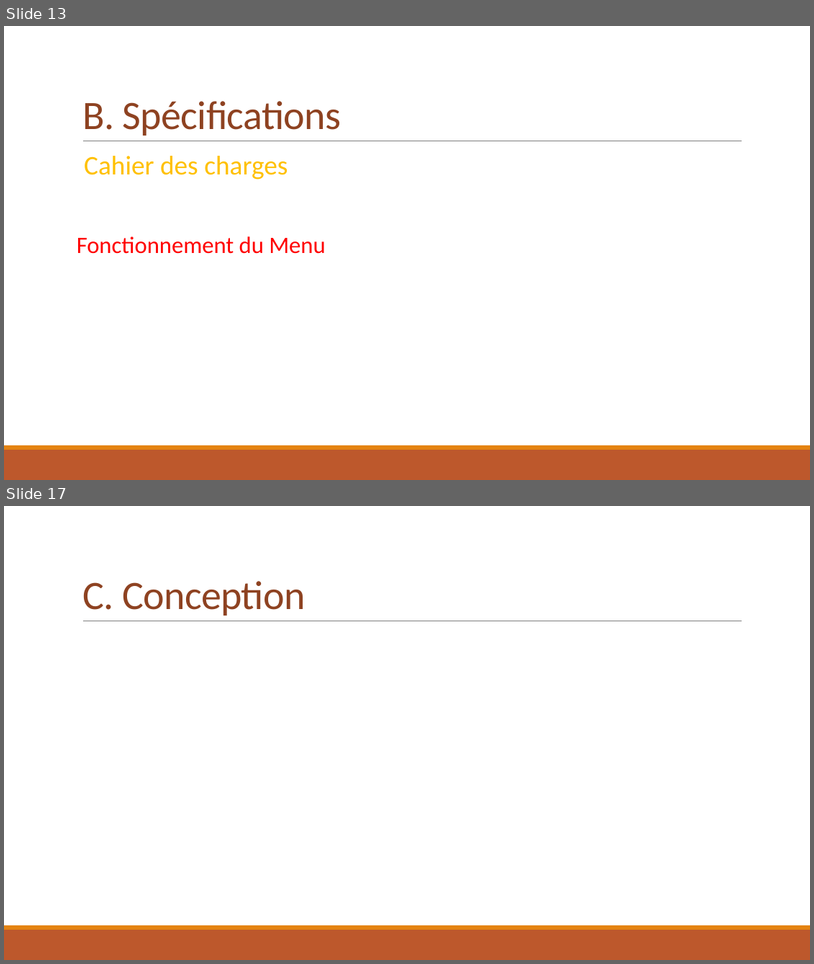
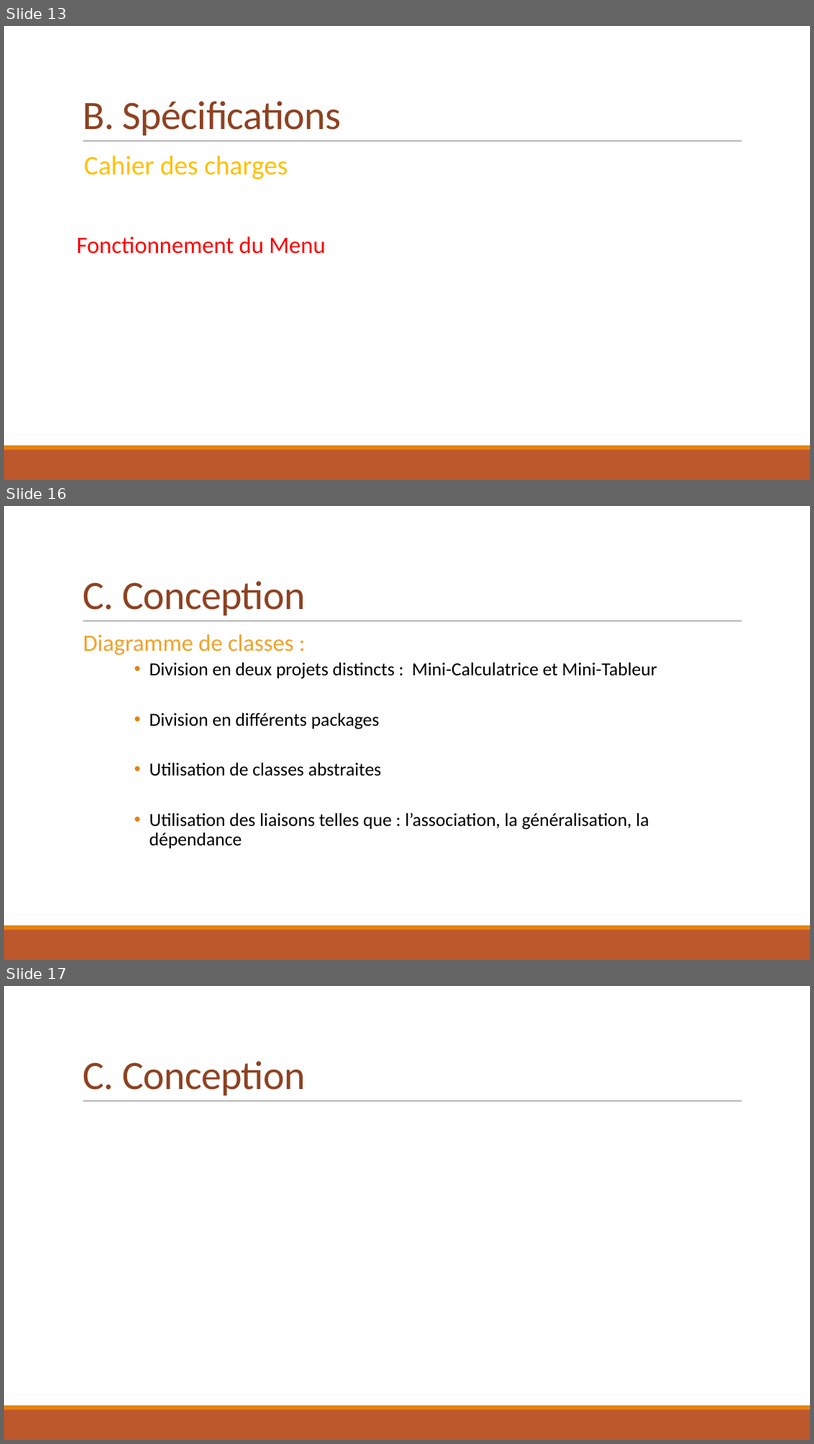
Before and after one commit to Vinvin2/Calculatrice, a slide deck: ProjetS2/Dossier-Manuel-Presentation/PresentationProjetS2.pptx. Shown one above the other, each under a label of ours: slides 13 and 17 before the commit, slides 13, 16 and 17 after it; the slides between them are not shown. The pictures are 814x964 and 814x1444 pixels, drawn with LibreOffice and Linux fonts; fonts in the diff are those of the drawing. Boxes give left, top, right and bottom in pixels: in the first picture for what was removed or moved away, otherwise in the second. Text is boxed around its words. In the diff, an @@ line names an element or a change of style, - is before the commit and + after.

Commit message:
partie conception du diapo réalisée (pas grand chose... je sais pas quoi mettre) et qq correction de futes sur le dossier que j'ai vu en lisant en diagonale

```diff
--- a/ProjetS2/Dossier-Manuel-Presentation/PresentationProjetS2.pptx
+++ b/ProjetS2/Dossier-Manuel-Presentation/PresentationProjetS2.pptx
@@ slide 16 added at (4,506,810,960), background #FFFFFF; not listed: 3 template elements that a slide beside it also shows @@
@@ title added at (82,581,306,615), 48 pt, text #8E4221 @@
+C. Conception
@@ text added at (83,634,657,848), 22 pt, text #000000 @@
+  Diagramme de classes :
+          • Division en deux projets distincts : Mini-Calculatrice et Mini-Tableur
+          • Division en différents packages
+          • Utilisation de classes abstraites
+          • Utilisation des liaisons telles que : l’association, la généralisation, la dépendance
```
Also in this commit, not shown: 2 slides changed, 1 slide removed, 1 other file.
